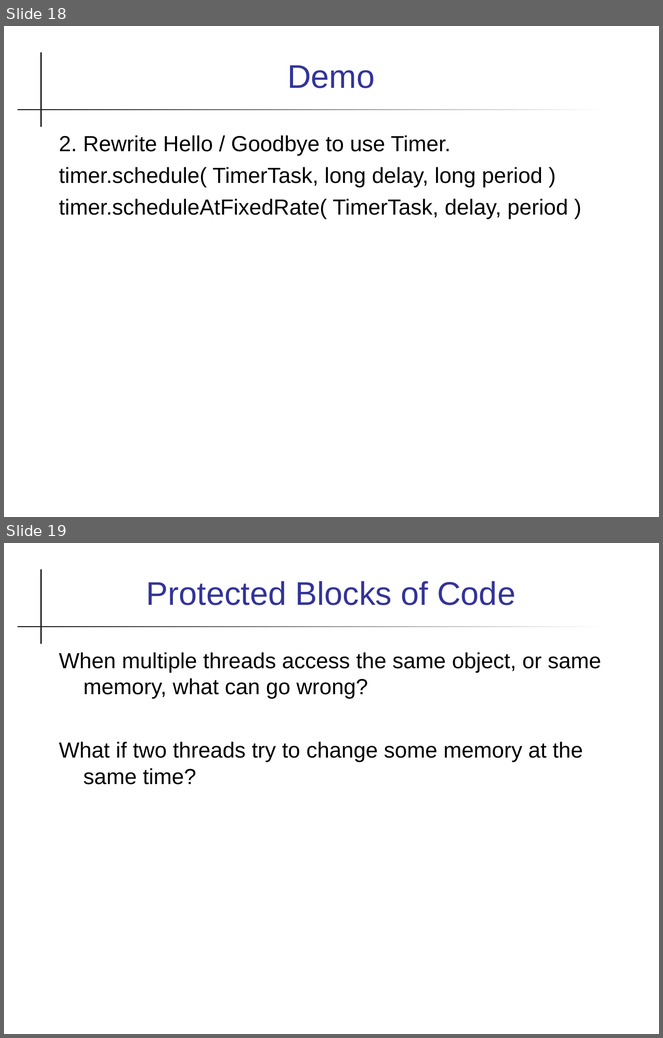
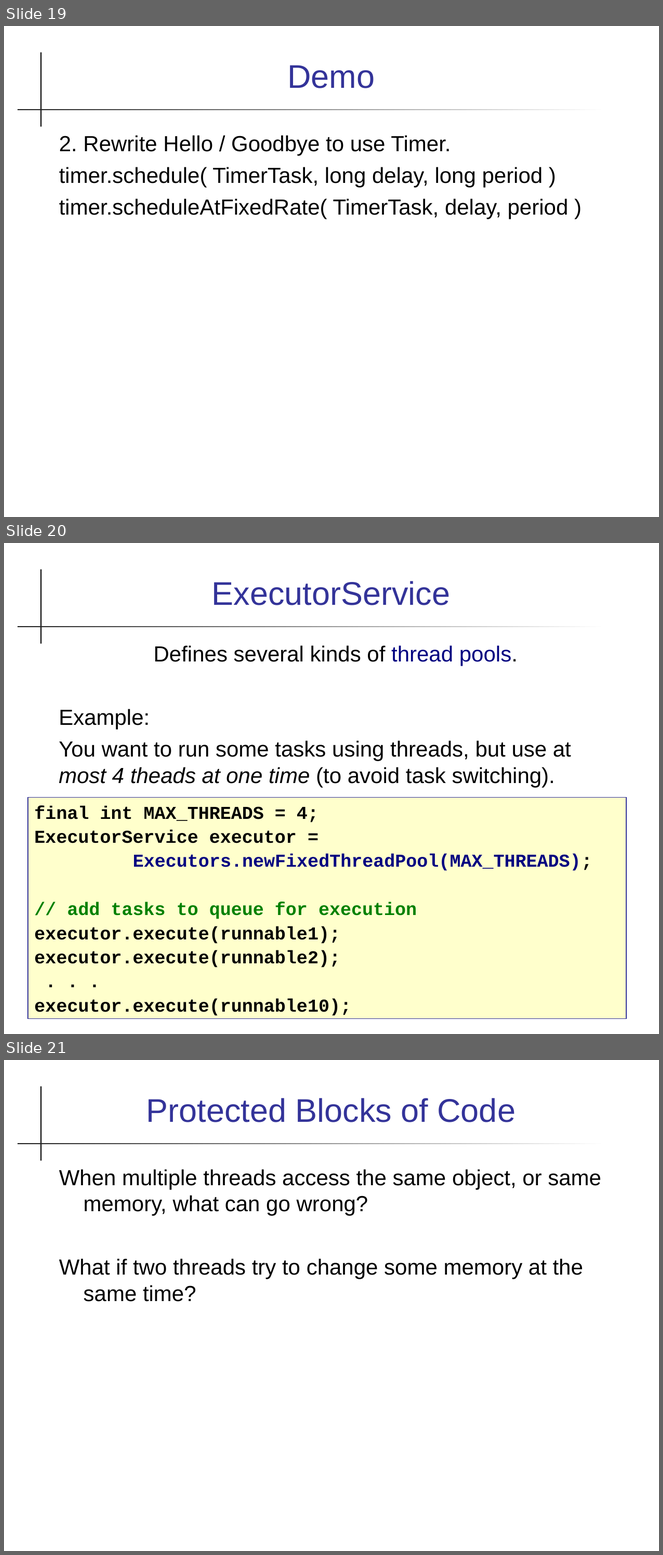
Before and after one commit to skeoop/skeoop.github.io, a slide deck: week12/Threads.ppt. Shown one above the other, each under a label of ours: slides 18 and 19 before the commit, slides 19, 20 and 21 after it. The pictures are 663x1038 and 663x1555 pixels, drawn with LibreOffice and Linux fonts; fonts in the diff are those of the drawing. Boxes give left, top, right and bottom in pixels: in the first picture for what was removed or moved away, otherwise in the second. Text is boxed around its words. In the diff, an @@ line names an element or a change of style, - is before the commit and + after.

```diff
--- a/week12/Threads.ppt
+++ b/week12/Threads.ppt
@@ slide 20 added at (x1=4, y1=543, x2=659, y2=1034), background #FFFFFF; not listed: 2 template elements that a slide beside it also shows @@
@@ title added at (x1=212, y1=581, x2=450, y2=605), 36 pt, text #333399 @@
+ExecutorService
@@ text added at (x1=59, y1=645, x2=571, y2=787), 24 pt, text #000000 @@
+Defines several kinds of thread pools.
+Example:
+You want to run some tasks using threads, but use at most 4 theads at one time (to avoid task switching).
@@ rectangle added at (x1=28, y1=798, x2=626, y2=1019), fill #FFFFCC, outline #333399 0.74 pt, 20 pt, text #000000, bold @@
+final int MAX_THREADS = 4;
+ExecutorService executor =
+Executors.newFixedThreadPool(MAX_THREADS);
+// add tasks to queue for execution
+executor.execute(runnable1);
+executor.execute(runnable2);
+. . .
+executor.execute(runnable10);
@@ what was slide 18 is now slide 19 @@
@@ what was slide 19 is now slide 21 @@
```
Also in this commit, not shown: 6 slides changed, 1 other slide added.
